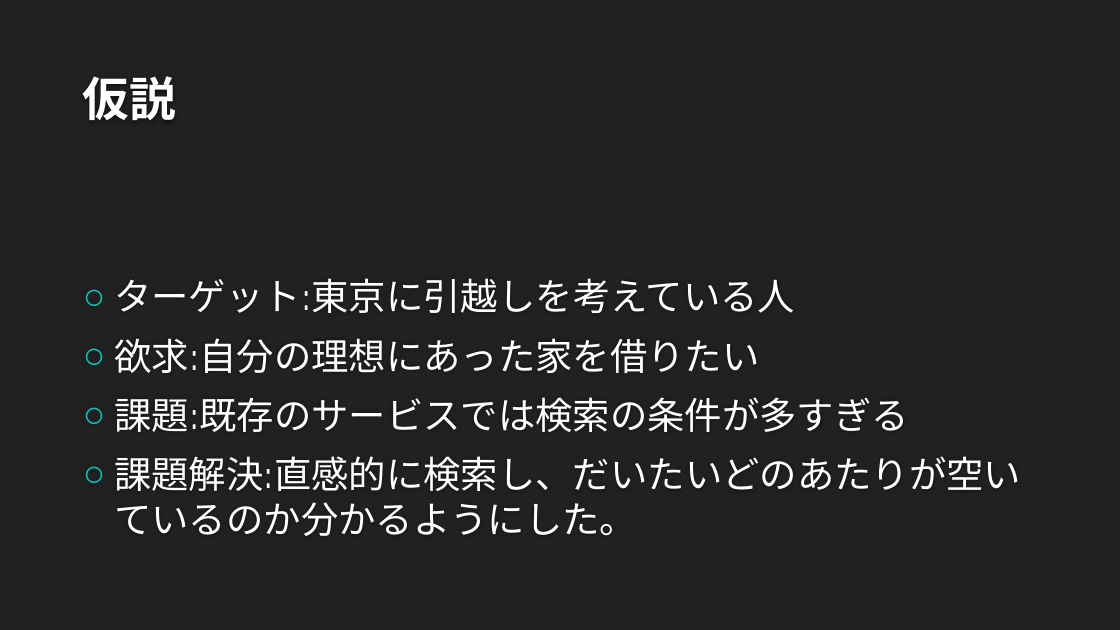
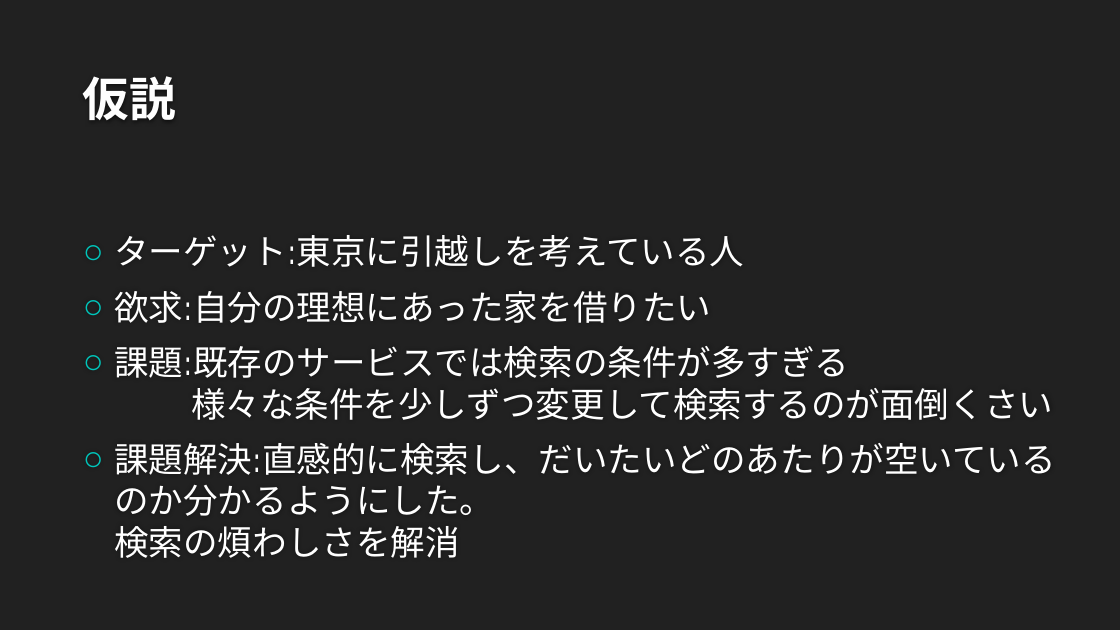
Before and after one commit to nagasakiunimori/team-a, a slide deck: slide 5 of intern-pre.pptx. Drawn at 1120x630 pixels with LibreOffice and Linux fonts; fonts in the diff are those of the drawing; background and template pictures are left out. Boxes give left, top, right and bottom in pixels: in the first picture for what was removed or moved away, otherwise in the second. Text is boxed around its words. In the diff, an @@ line names an element or a change of style, - is before the commit and + after.

Commit message:
powerpoint fixed

```diff
--- a/intern-pre.pptx
+++ b/intern-pre.pptx
@@ text "ターゲット:東京に引越しを考えている人": place and size @@
-text "ターゲット:東京に引越しを考えている人" at [114, 278, 1021, 536]
+text "ターゲット:東京に引越しを考えている人" at [114, 235, 1055, 558]
@@ text at [114, 235, 744, 323]: size 32 to 29.6 pt in "ターゲット:東京に引越しを考えている人", "欲求:自分の理想にあった家を借りたい" @@
@@ text at [114, 346, 1055, 558]: text changed; size 32 to 29.6 pt @@
-○ 課題:既存のサービスでは検索の条件が多すぎる
-○ 課題解決:直感的に検索し、だいたいどのあたりが空いているのか分かるようにした。
+○ 課題:既存のサービスでは検索の条件が多すぎる
+  様々な条件を少しずつ変更して検索するのが面倒くさい
+○ 課題解決:直感的に検索し、だいたいどのあたりが空いているのか分かるようにした。
+  検索の煩わしさを解消
```
